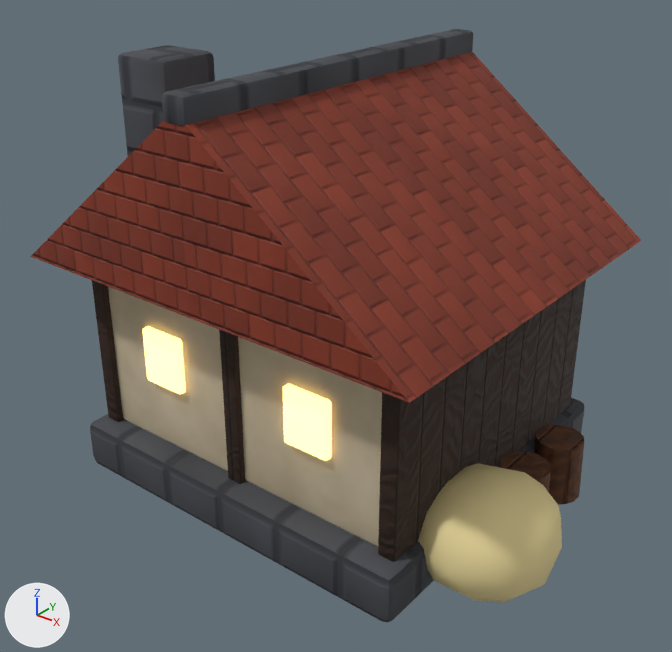
The glTF model assets/models/building_house.glb as it was, and as the next commit left it.
The view is the same before and after, from a 50 mm camera at (4.87, -6.18, 5.3) aimed at (0.17, -0.3, 1.66). Every picture has the same lights, and +X, +Y and +Z are marked at lower left. The first picture is the older version. Vertices at exactly the same position are counted once.

In view in the first picture: 'building_house'.
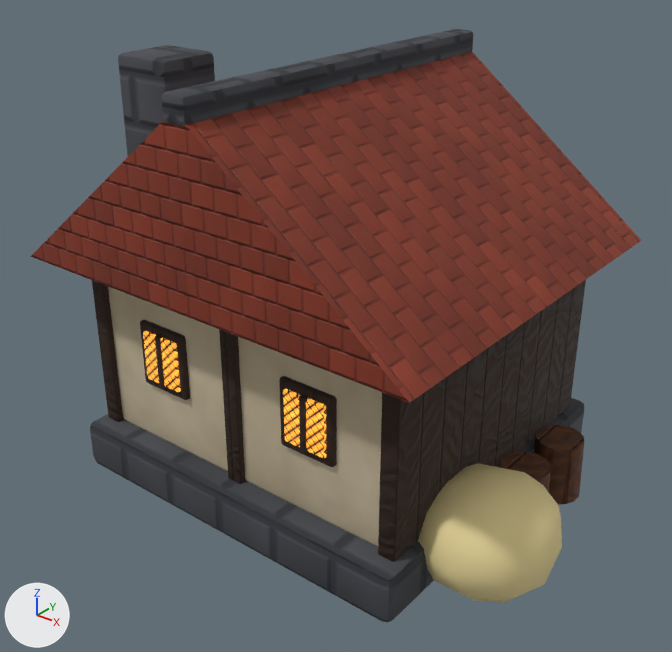
Where the change shows, as pixel boxes (x1, y1, x2, y2) in the pictures (672 x 652 px; the box of a moved part takes in the faces that stretch with it):
'building_house', surface changed, reshaped: (30, 29, 641, 622) in both
part 1 of me_building_house_mesh, moved or reshaped: before (142, 326, 186, 394); after (140, 320, 190, 400)
part 2 of me_building_house_mesh, moved or reshaped: before (283, 384, 331, 461); after (155, 335, 165, 388)
part 3 of me_building_house_mesh, added: after (279, 376, 337, 467)
part 4 of me_building_house_mesh, added: after (299, 394, 308, 453)
part 5 of me_building_house_mesh, added (orange): after (143, 331, 181, 392)
part 6 of me_building_house_mesh, added (orange): after (283, 389, 326, 458)

Patch to the scene script:
```diff
--- a/assets/models/building_house.glb.py
+++ b/assets/models/building_house.glb.py
@@ img_leadedwindow_roughness @@
+img_leadedwindow_roughness = load_image('LeadedWindow_Roughness', '_unpacked/LeadedWindow_Roughness', 256, 256, 'Non-Color')
@@ img_leadedwindow_emission @@
+img_leadedwindow_emission = load_image('LeadedWindow_Emission', '_unpacked/LeadedWindow_Emission', 256, 256, 'sRGB')
@@ img_leadedwindow_normal @@
+img_leadedwindow_normal = load_image('LeadedWindow_Normal', '_unpacked/LeadedWindow_Normal', 256, 256, 'Non-Color')
@@ img_leadedwindow_albedo @@
+img_leadedwindow_albedo = load_image('LeadedWindow_Albedo', '_unpacked/LeadedWindow_Albedo', 256, 256, 'sRGB')
@@ mat_mat_windowglow @@
 mat_mat_windowglow = bpy.data.materials.new('Mat_WindowGlow')
-# nodes: BsdfPrincipled, OutputMaterial
-# colours: yellow #ffdd8b, orange #ffd77c
+# nodes: BsdfPrincipled, Mapping x4, Math, NormalMap, OutputMaterial, SeparateColor, TexImage x4, UVMap x4
+# uses the picture img_leadedwindow_albedo
+# uses the picture img_leadedwindow_emission
+# uses the picture img_leadedwindow_normal
+# uses the picture img_leadedwindow_roughness
@@ me_building_house_mesh @@
 # used by ob_building_house; location = (0.0, 0.0, 0.0)
-me_building_house_mesh.from_pydata(...)  # 720 vertices, 1380 faces; spans x -2.03..2.59, y -1.89..1.89, z 0.0..3.99
+me_building_house_mesh.from_pydata(...)  # 944 vertices, 1812 faces; spans x -2.03..2.59, y -1.89..1.89, z 0.0..3.99
+# me_building_house_mesh part 1: the loose piece of 56 vertices spanning x -1.04..-0.6, y -1.52..1.52, z 1.21..1.73 is scaled about its middle by (1.24, 0.987, 1.2), in mat_mat_wooddark
+# me_building_house_mesh part 2: the loose piece of 56 vertices spanning x 0.6..1.04, y -1.52..1.52, z 1.21..1.73 is scaled about its middle by (0.117, 1.02, 0.982), then moved by (-1.64, 0.0, 0.0), in mat_mat_wooddark
+# me_building_house_mesh part 3: the loose piece of 56 vertices spanning x 0.6..1.04, y -1.52..1.52, z 1.21..1.73 is copied, and the copy is scaled about its middle by (1.24, 0.987, 1.2), in mat_mat_wooddark; it spans x 0.55..1.09, y -1.5..1.5, z 1.16..1.78
+# me_building_house_mesh part 4: the loose piece of 56 vertices spanning x 0.6..1.04, y -1.52..1.52, z 1.21..1.73 is copied, and the copy is scaled about its middle by (0.117, 1.02, 0.982), in mat_mat_wooddark; it spans x 0.79..0.85, y -1.54..1.54, z 1.22..1.72
+# me_building_house_mesh part 5: the loose piece of 56 vertices spanning x -1.04..-0.6, y -1.52..1.52, z 1.21..1.73 is copied, and the copy is scaled about its middle by (0.952, 1, 0.92); it spans x -1.03..-0.61, y -1.52..1.52, z 1.23..1.71
+# me_building_house_mesh part 6: the loose piece of 56 vertices spanning x 0.6..1.04, y -1.52..1.52, z 1.21..1.73 is copied, and the copy is scaled about its middle by (0.952, 1, 0.92); it spans x 0.61..1.03, y -1.52..1.52, z 1.23..1.71
+# other edits to the shape of me_building_house_mesh do not show in these pictures
 me_building_house_mesh.materials.append(mat_mat_stonedark)
```
